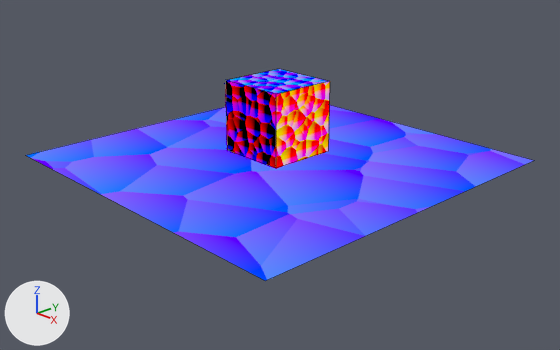
What one commit did to the Blender file doc/dev.blend.
Camera for both pictures: a 50 mm lens placed at (15.01, -14.04, 7.32), pointed at (0.44, -0.32, -0.31). Arrows for +X, +Y and +Z are at lower left; the lights stay in place. Mesh edges are drawn as thin lines.

The scene before the commit, as lines of its bpy script (objects in view):
```python
ob_cube = bpy.data.objects.new('Cube', me_cube)
ob_cube.location = (0.0, 0.0, 1.21)
ob_plane = bpy.data.objects.new('Plane', me_plane_001)
ob_plane.location = (0.0, 0.0, 0.0)
ob_plane.scale = (5.05, 5.05, 5.05)
```
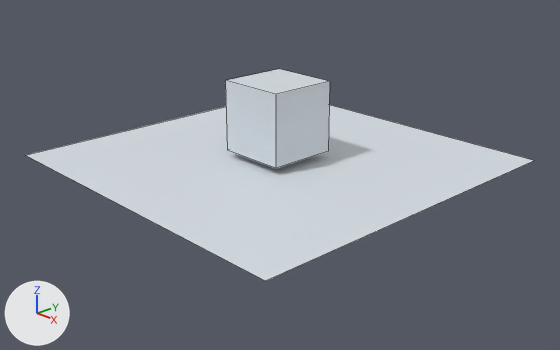
Pixel boxes [x1, y1, x2, y2] of what changed, in the pictures (560 x 350 px):
'Plane', surface changed (blue to white)
    both: [26, 105, 534, 281]
'Cube', surface changed
    both: [225, 69, 330, 168]

What changed in the scene script:
```text
Change mat_dev_shader_parse:
    remove # nodes: Bump x2, Emission, Group, Math, OutputMaterial, TexBrick, TexVoronoi
    remove # colours: black #343434
    nodes: BsdfPrincipled, OutputMaterial
    colours: white #d9e1e7
```
